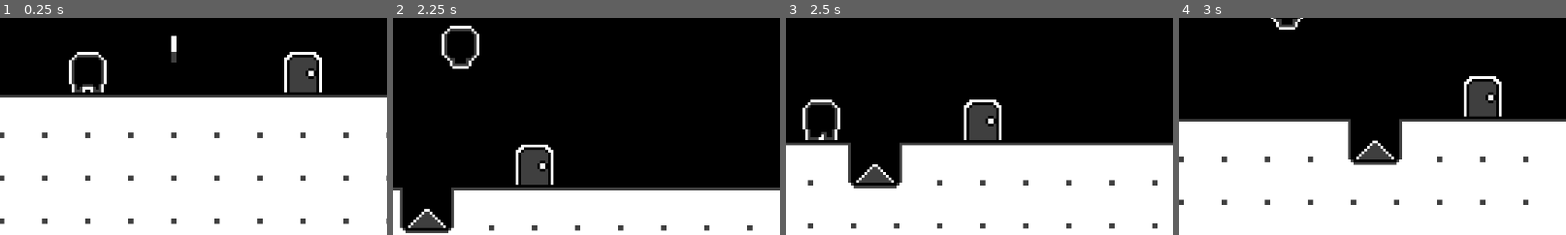
Above: before the commit, frames 1-4 (left to right).
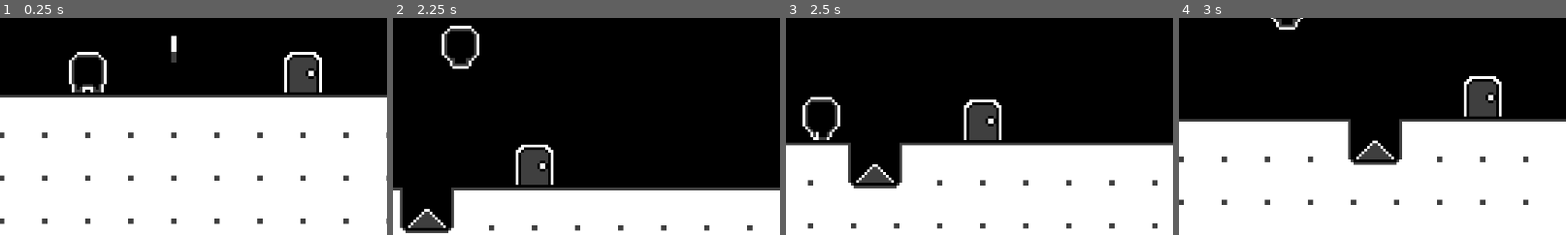
Above: after the commit, the same moments.

Repository: TaylorWTS/GodotTemplate2025
Game: Godot game, scene res://Levels/level_1.tscn
Same seed, same stepped clock (60 frames per second), same inputs: the game is played once before the commit and once after it. Sound files missing from this copy of the repository are replaced by a short silence.
Inputs:
- Up to frame 1 (0.25 s): no input
- Up to frame 2 (2.25 s): hold Keypad 6 (Move_Right) 0.53-2.03 s; tap Space (Move_Jump) at 0.6, 0.77, 1.07, 1.35, 1.52, 1.82, 2.1 s; hold Left (Move_Left) from 2.03 s (still down)
- Up to frame 3 (2.5 s): keep holding Left (Move_Left)
- Up to frame 4 (3 s): release Left (Move_Left) at 2.78 s; hold Keypad 6 (Move_Right) from 2.78 s (still down); tap Space (Move_Jump) at 2.85 s
The pictures show only the part of the screen within x 39-89%, y 40-90%; the shares and areas given below are measured in that part.

Frames 1-2 are identical in both runs. In frame 3, 0.8% of the frame differs, in the area x 4-15%, y 36-57%; in frame 4, nothing differs.

Commit message:
Audio
inclusion of Audio Assets and basic sound function

Diff:
--- a/Assets/icon.svg
+++ /dev/null
@@ -1 +0,0 @@
-<svg height="128" width="128" xmlns="http://www.w3.org/2000/svg"><rect x="2" y="2" width="124" height="124" rx="14" fill="#363d52" stroke="#212532" stroke-width="4"/><g transform="scale(.101) translate(122 122)"><g fill="#fff"><path d="M105 673v33q407 354 814 0v-33z"/><path d="m105 673 152 14q12 1 15 14l4 67 132 10 8-61q2-11 15-15h162q13 4 15 15l8 61 132-10 4-67q3-13 15-14l152-14V427q30-39 56-81-35-59-83-108-43 20-82 47-40-37-88-64 7-51 8-102-59-28-123-42-26 43-46 89-49-7-98 0-20-46-46-89-64 14-123 42 1 51 8 102-48 27-88 64-39-27-82-47-48 49-83 108 26 42 56 81zm0 33v39c0 276 813 276 814 0v-39l-134 12-5 69q-2 10-14 13l-162 11q-12 0-16-11l-10-65H446l-10 65q-4 11-16 11l-162-11q-12-3-14-13l-5-69z" fill="#478cbf"/><path d="M483 600c0 34 58 34 58 0v-86c0-34-58-34-58 0z"/><circle cx="725" cy="526" r="90"/><circle cx="299" cy="526" r="90"/></g><g fill="#414042"><circle cx="307" cy="532" r="60"/><circle cx="717" cy="532" r="60"/></g></g></svg>
--- a/Levels/level_1.tscn
+++ b/Levels/level_1.tscn
@@ -6,6 +6,7 @@
 [ext_resource type="PackedScene" uid="uid://b15gv8xd0cybb" path="res://Scenes/door.tscn" id="3_3mhv4"]
 [ext_resource type="PackedScene" uid="uid://bmuijr3hg0i1l" path="res://Scenes/Player.tscn" id="4_rf6l5"]
 [ext_resource type="PackedScene" uid="uid://ce675xpx2008t" path="res://Scenes/coin.tscn" id="5_syshm"]
+[ext_resource type="AudioStream" uid="uid://bn5c7ku28ohl6" path="res://Assets/Sound/Music/Music_Loop_1.ogg" id="7_0urlm"]
 
 [sub_resource type="TileSetAtlasSource" id="TileSetAtlasSource_rfktq"]
 texture = ExtResource("1_rfktq")
@@ -111,3 +112,8 @@
 position = Vector2(32, 0)
 
 [node name="Player" parent="." instance=ExtResource("4_rf6l5")]
+
+[node name="Music" type="AudioStreamPlayer2D" parent="."]
+stream = ExtResource("7_0urlm")
+autoplay = true
+parameters/looping = true
--- a/Levels/level_2.tscn
+++ b/Levels/level_2.tscn
@@ -107,11 +107,5 @@
 
 [node name="Player" parent="." instance=ExtResource("4_dgq3b")]
 
-[node name="Camera2D" type="Camera2D" parent="Player"]
-zoom = Vector2(4, 4)
-limit_bottom = 120
-limit_smoothed = true
-position_smoothing_enabled = true
-
 [node name="Coin" parent="." instance=ExtResource("6_fbld2")]
 position = Vector2(40, 0)
--- a/Levels/level_3.tscn
+++ b/Levels/level_3.tscn
@@ -107,11 +107,5 @@
 
 [node name="Player" parent="." instance=ExtResource("5_ck3gp")]
 
-[node name="Camera2D" type="Camera2D" parent="Player"]
-zoom = Vector2(4, 4)
-limit_bottom = 120
-limit_smoothed = true
-position_smoothing_enabled = true
-
 [node name="Coin" parent="." instance=ExtResource("6_uwxw1")]
 position = Vector2(-32, 0)
--- a/Levels/level_4.tscn
+++ b/Levels/level_4.tscn
@@ -98,12 +98,6 @@
 
 [node name="Player" parent="." instance=ExtResource("4_fqog2")]
 
-[node name="Camera2D" type="Camera2D" parent="Player"]
-zoom = Vector2(4, 4)
-limit_bottom = 120
-limit_smoothed = true
-position_smoothing_enabled = true
-
 [node name="RichTextLabel" type="RichTextLabel" parent="."]
 offset_left = -38.0
 offset_top = -44.0
--- a/Scenes/Enemy.tscn
+++ b/Scenes/Enemy.tscn
@@ -46,6 +46,8 @@
 [sub_resource type="RectangleShape2D" id="RectangleShape2D_xeo28"]
 size = Vector2(16, 4)
 
+[sub_resource type="AudioStreamRandomizer" id="AudioStreamRandomizer_xeo28"]
+
 [node name="Enemy" type="CharacterBody2D"]
 collision_layer = 4
 collision_mask = 3
@@ -74,3 +76,6 @@
 [node name="CollisionShape2D" type="CollisionShape2D" parent="."]
 position = Vector2(0, -2)
 shape = SubResource("RectangleShape2D_xeo28")
+
+[node name="AudioStreamPlayer2D" type="AudioStreamPlayer2D" parent="."]
+stream = SubResource("AudioStreamRandomizer_xeo28")
--- a/Scenes/Player.tscn
+++ b/Scenes/Player.tscn
@@ -1,7 +1,9 @@
-[gd_scene load_steps=15 format=3 uid="uid://bmuijr3hg0i1l"]
+[gd_scene load_steps=19 format=3 uid="uid://bmuijr3hg0i1l"]
 
 [ext_resource type="Script" uid="uid://bkb0nte6r4f3n" path="res://Scripts/Player.gd" id="1_xsjp3"]
 [ext_resource type="Texture2D" uid="uid://dpgdyseynvy2t" path="res://Assets/Player/Player_Basic.png" id="2_d127r"]
+[ext_resource type="AudioStream" uid="uid://vkyvy5hg2dd7" path="res://Assets/Sound/SFX/Jump.ogg" id="3_dewec"]
+[ext_resource type="AudioStream" uid="uid://o80ndbnr6onr" path="res://Assets/Sound/SFX/NewWalk.mp3" id="4_dewec"]
 
 [sub_resource type="AtlasTexture" id="AtlasTexture_kyqiw"]
 atlas = ExtResource("2_d127r")
@@ -27,10 +29,6 @@
 atlas = ExtResource("2_d127r")
 region = Rect2(16, 32, 16, 16)
 
-[sub_resource type="AtlasTexture" id="AtlasTexture_bhhdu"]
-atlas = ExtResource("2_d127r")
-region = Rect2(0, 0, 16, 16)
-
 [sub_resource type="AtlasTexture" id="AtlasTexture_megsn"]
 atlas = ExtResource("2_d127r")
 region = Rect2(16, 0, 16, 16)
@@ -42,6 +40,10 @@
 [sub_resource type="AtlasTexture" id="AtlasTexture_ksbbd"]
 atlas = ExtResource("2_d127r")
 region = Rect2(48, 0, 16, 16)
+
+[sub_resource type="AtlasTexture" id="AtlasTexture_bhhdu"]
+atlas = ExtResource("2_d127r")
+region = Rect2(0, 0, 16, 16)
 
 [sub_resource type="SpriteFrames" id="SpriteFrames_ldikj"]
 resource_name = "Player"
@@ -76,9 +78,6 @@
 }, {
 "frames": [{
 "duration": 1.0,
-"texture": SubResource("AtlasTexture_bhhdu")
-}, {
-"duration": 1.0,
 "texture": SubResource("AtlasTexture_megsn")
 }, {
 "duration": 1.0,
@@ -86,6 +85,9 @@
 }, {
 "duration": 1.0,
 "texture": SubResource("AtlasTexture_ksbbd")
+}, {
+"duration": 1.0,
+"texture": SubResource("AtlasTexture_bhhdu")
 }],
 "loop": true,
 "name": &"Walk",
@@ -96,6 +98,16 @@
 radius = 7.0
 height = 16.0
 
+[sub_resource type="AudioStreamRandomizer" id="AudioStreamRandomizer_gntrk"]
+random_pitch = 1.1
+streams_count = 1
+stream_0/stream = ExtResource("3_dewec")
+
+[sub_resource type="AudioStreamRandomizer" id="AudioStreamRandomizer_dewec"]
+random_pitch = 1.1
+streams_count = 1
+stream_0/stream = ExtResource("4_dewec")
+
 [node name="Player" type="CharacterBody2D"]
 collision_layer = 2
 collision_mask = 5
@@ -105,7 +117,6 @@
 sprite_frames = SubResource("SpriteFrames_ldikj")
 animation = &"Walk"
 autoplay = "Idle"
-frame_progress = 0.939169
 
 [node name="CollisionShape2D" type="CollisionShape2D" parent="."]
 shape = SubResource("CapsuleShape2D_6d0hk")
@@ -115,3 +126,11 @@
 limit_bottom = 120
 limit_smoothed = true
 position_smoothing_enabled = true
+
+[node name="PlayerJump" type="AudioStreamPlayer2D" parent="."]
+stream = SubResource("AudioStreamRandomizer_gntrk")
+bus = &"SFX"
+
+[node name="PlayerWalk" type="AudioStreamPlayer2D" parent="."]
+stream = SubResource("AudioStreamRandomizer_dewec")
+bus = &"SFX"
--- a/Scenes/coin.tscn
+++ b/Scenes/coin.tscn
@@ -1,7 +1,8 @@
-[gd_scene load_steps=15 format=3 uid="uid://ce675xpx2008t"]
+[gd_scene load_steps=16 format=3 uid="uid://ce675xpx2008t"]
 
 [ext_resource type="Script" uid="uid://cv48f73pb21dx" path="res://Scripts/coin.gd" id="1_t7du4"]
 [ext_resource type="Texture2D" uid="uid://cbooyoosdp2uc" path="res://Assets/Items/Items.png" id="2_jgi06"]
+[ext_resource type="AudioStream" uid="uid://7xn70s836607" path="res://Assets/Sound/SFX/Collect_Point_2.ogg" id="3_g537i"]
 
 [sub_resource type="AtlasTexture" id="AtlasTexture_jgi06"]
 atlas = ExtResource("2_jgi06")
@@ -102,4 +103,8 @@
 [node name="CollisionShape2D" type="CollisionShape2D" parent="."]
 shape = SubResource("CircleShape2D_x7glw")
 
+[node name="Collect" type="AudioStreamPlayer2D" parent="."]
+stream = ExtResource("3_g537i")
+
 [connection signal="body_entered" from="." to="." method="_on_body_entered"]
+[connection signal="finished" from="Collect" to="." method="_on_collect_finished"]
--- a/Scenes/door.tscn
+++ b/Scenes/door.tscn
@@ -1,7 +1,8 @@
-[gd_scene load_steps=7 format=3 uid="uid://b15gv8xd0cybb"]
+[gd_scene load_steps=8 format=3 uid="uid://b15gv8xd0cybb"]
 
 [ext_resource type="Script" uid="uid://vhyocysecqw8" path="res://Scripts/door.gd" id="1_p0e35"]
 [ext_resource type="Texture2D" uid="uid://cbooyoosdp2uc" path="res://Assets/Items/Items.png" id="2_p0e35"]
+[ext_resource type="AudioStream" uid="uid://bdj2cvlssi5sr" path="res://Assets/Sound/SFX/High_Score.ogg" id="3_fahql"]
 
 [sub_resource type="AtlasTexture" id="AtlasTexture_fahql"]
 atlas = ExtResource("2_p0e35")
@@ -49,5 +50,9 @@
 wait_time = 0.2
 one_shot = true
 
+[node name="Open" type="AudioStreamPlayer2D" parent="."]
+stream = ExtResource("3_fahql")
+
 [connection signal="body_entered" from="." to="." method="_on_body_entered"]
 [connection signal="timeout" from="Timer" to="." method="_on_timer_timeout"]
+[connection signal="finished" from="Open" to="." method="_on_open_finished"]
--- a/Scripts/Player.gd
+++ b/Scripts/Player.gd
@@ -1,4 +1,5 @@
 extends CharacterBody2D
+
 
 
 const SPEED = 130.0
@@ -8,11 +9,19 @@
 var gravity = ProjectSettings.get_setting("physics/2d/default_gravity")
 @onready var animated_sprite = $AnimatedSprite2D
 
+#Sound Effects for playerCharacter
+var JumpPitchVar = 0.15
+var WalkPitchVar = 0.05
+@onready var PlayerJump = $PlayerJump
+@onready var PlayerWalk = $PlayerWalk
+
 func _physics_process(delta):
 	# Handle jump.
 	if Input.is_action_just_pressed("Move_Jump") and is_on_floor():
 		velocity.y = JUMP_VELOCITY
-
+		#var pitch = (randf_range(1.2-JumpPitchVar,1.2+JumpPitchVar))
+		#$PlayerJump.pitch_scale = pitch
+		$PlayerJump.play()
 	# Get the Input Direction
 	var direction = Input.get_axis("Move_Left", "Move_Right")
 
@@ -29,8 +38,13 @@
 	else:
 		if direction == 0:
 			animated_sprite.play("Idle")
+			PlayerWalk.stop()
 		else:
 			animated_sprite.play("Walk")
+			if !PlayerWalk.playing:
+				#var pitch = (randf_range(1-WalkPitchVar,1+WalkPitchVar))
+				#$PlayerWalk.pitch_scale = pitch
+				PlayerWalk.play(0.02)
 
 	# Apply Movement
 	if direction:
--- a/Scripts/coin.gd
+++ b/Scripts/coin.gd
@@ -3,5 +3,10 @@
 
 
 func _on_body_entered(_body):
+	$Collect.play()
 	print("+ 1 Coin")
+	$AnimatedSprite2D.hide()
+
+
+func _on_collect_finished() -> void:
 	queue_free()
--- a/Scripts/door.gd
+++ b/Scripts/door.gd
@@ -6,9 +6,13 @@
 func _on_body_entered(_body: Node2D) -> void:
 		timer.start()
 		animated_sprite_2d.play("open")
-
+		$Open.play()
 func _on_timer_timeout():
 	var current_Scene_File = get_tree().current_scene.scene_file_path
 	var next_level_number = current_Scene_File.to_int() + 1
 	var _next_level_Path = "res://Levels/level_" + str(next_level_number) + ".tscn"
 	get_tree().change_scene_to_file(_next_level_Path)
+
+
+func _on_open_finished() -> void:
+	pass # Replace with function body.
--- /dev/null
+++ b/default_bus_layout.tres
@@ -0,0 +1,15 @@
+[gd_resource type="AudioBusLayout" format=3 uid="uid://dupkfyefqpwei"]
+
+[resource]
+bus/1/name = &"Music"
+bus/1/solo = false
+bus/1/mute = false
+bus/1/bypass_fx = false
+bus/1/volume_db = 0.0
+bus/1/send = &"Master"
+bus/2/name = &"SFX"
+bus/2/solo = false
+bus/2/mute = false
+bus/2/bypass_fx = false
+bus/2/volume_db = 0.0
+bus/2/send = &"Master"
--- a/project.godot
+++ b/project.godot
@@ -13,7 +13,6 @@
 config/name="Template"
 run/main_scene="uid://y5pud20vmwaw"
 config/features=PackedStringArray("4.4", "Forward Plus")
-config/icon="res://Assets/icon.svg"
 
 [dotnet]
 
Not shown, added: Assets/Sound/Music/Music_Loop_1.ogg.import
Not shown, added: Assets/Sound/Music/Music_Loop_2_Full.ogg.import
Not shown, added: Assets/Sound/Music/Music_Loop_3_Full.ogg.import
Not shown, added: Assets/Sound/Music/Music_Loop_4_Full.ogg.import
Not shown, added: Assets/Sound/Music/Music_Loop_5_Full.ogg.import
Not shown, added: Assets/Sound/Music/Music_Loop_6_Full.ogg.import
Not shown, added: Assets/Sound/Music/Music_Loop_7_Full.ogg.import
Not shown, added: Assets/Sound/Music/Music_Loop_8_Full.ogg.import
Not shown, added: Assets/Sound/SFX/All_Enemies_Killed.ogg.import
Not shown, added: Assets/Sound/SFX/Booster.ogg.import
Not shown, added: Assets/Sound/SFX/Booster2.ogg.import
Not shown, added: Assets/Sound/SFX/Checkpoint.ogg.import
(and 103 more such lines)
